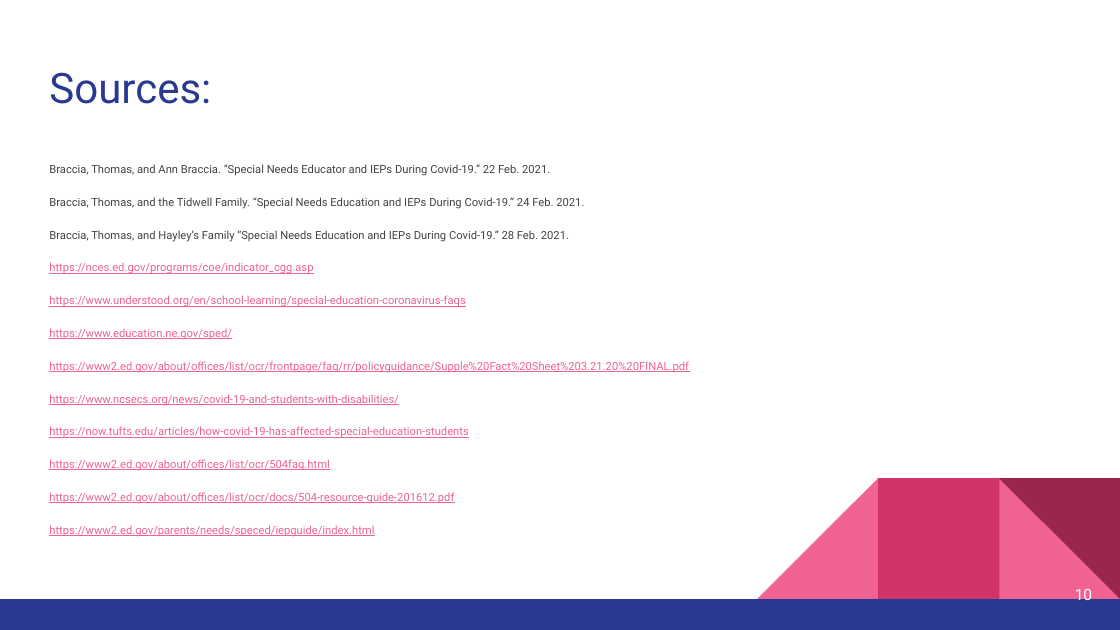
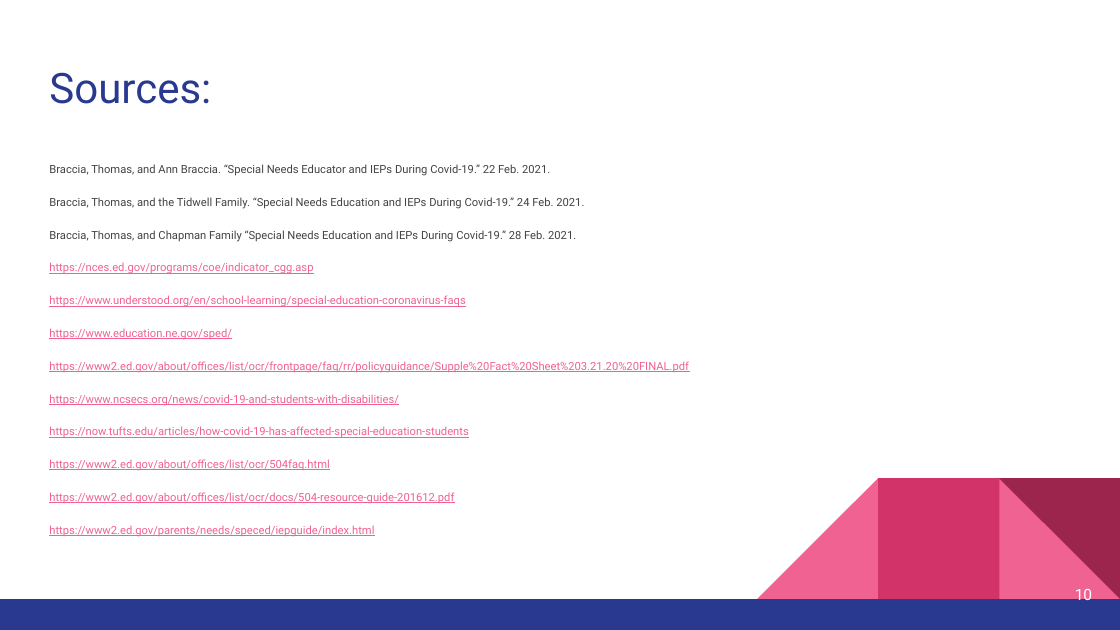
Before and after one commit to Bracciata/TomIEPBot, a slide deck: slide 10 of Resources/PresentationMaterials/Tom the IEP Assistant.pptx. Drawn at 1120x630 pixels with LibreOffice and Linux fonts; fonts in the diff are those of the drawing. Boxes give left, top, right and bottom in pixels: in the first picture for what was removed or moved away, otherwise in the second. Text is boxed around its words. In the diff, an @@ line names an element or a change of style, - is before the commit and + after.

```diff
--- a/Resources/PresentationMaterials/Tom the IEP Assistant.pptx
+++ b/Resources/PresentationMaterials/Tom the IEP Assistant.pptx
@@ text at (49, 230, 576, 242): text changed @@
-Braccia, Thomas, and Hayley’s Family “Special Needs Education and IEPs During Covid-19.” 28 Feb. 2021.
+Braccia, Thomas, and Chapman Family “Special Needs Education and IEPs During Covid-19.” 28 Feb. 2021.
```
Also in this commit, not shown: 6 other slides changed, 2 other files.
